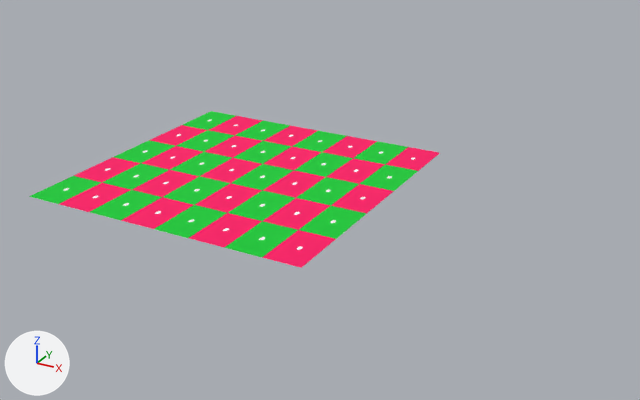
The COLLADA model thinc_sim_gazebo/Media/models/grid.dae as it was, and as the next commit left it.
The view is the same before and after, from a 50 mm camera at (20.6, -18.3, 11.3) aimed at (6.9, 6.7, -1.3). The axes (+X, +Y, +Z) are drawn at lower left. The lights are the same throughout. Vertices at the same position are counted once.

Names of what the first picture shows: 'SketchUp'.
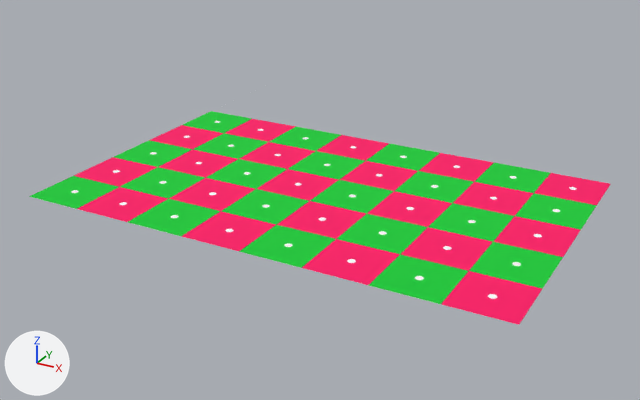
Commit message: Changes to the grid model (apparently by Casey)

Boxes [x1, y1, x2, y2] around the edits, measured in the pictures (640 x 400 px):
```json
{"object": "SketchUp", "change": "reshaped", "before": [29, 111, 439, 268], "after": [29, 90, 610, 325], "on screen": "42% wider, 49% taller"}
```

Edits to the scene script, one JSON object a line:
```json
{"block": "me_sketchup", "where": "# used by ob_sketchup; location = (0.0, 0.0, 0.0)"}
{"op": "remove", "block": "me_sketchup", "code": "me_sketchup.from_pydata(...)  # 8 vertices, 12 faces; spans x 0.0..10.0, y 0.0..10.0, z 0.0"}
{"op": "add", "block": "me_sketchup", "code": "me_sketchup.from_pydata(...)  # 9 vertices, 12 faces; spans x 0.0..16.0, y 0.0..16.0, z 0.0"}
{"block": "me_sketchup", "change": "me_sketchup part 1"}
{"block": "me_sketchup", "change": "4 vertices are removed from x 10.0, y 0.0..10.0, z 0.0"}
{"block": "me_sketchup", "change": "11 faces are deleted"}
{"block": "me_sketchup", "change": "5 vertices are added at (16.0, 10.0, 0.0), (16.0, 0.0, 0.0), (16.0, 10.0, 0.0), (16.0, 0.0, 0.0), (0.0, 16.0, 0.0)"}
{"block": "me_sketchup", "change": "9 new faces join them, mat_material (white #ffffff)"}
{"block": "me_sketchup", "change": "2 new faces join them, mat_material_1 (picture img_grid_png)"}
```
